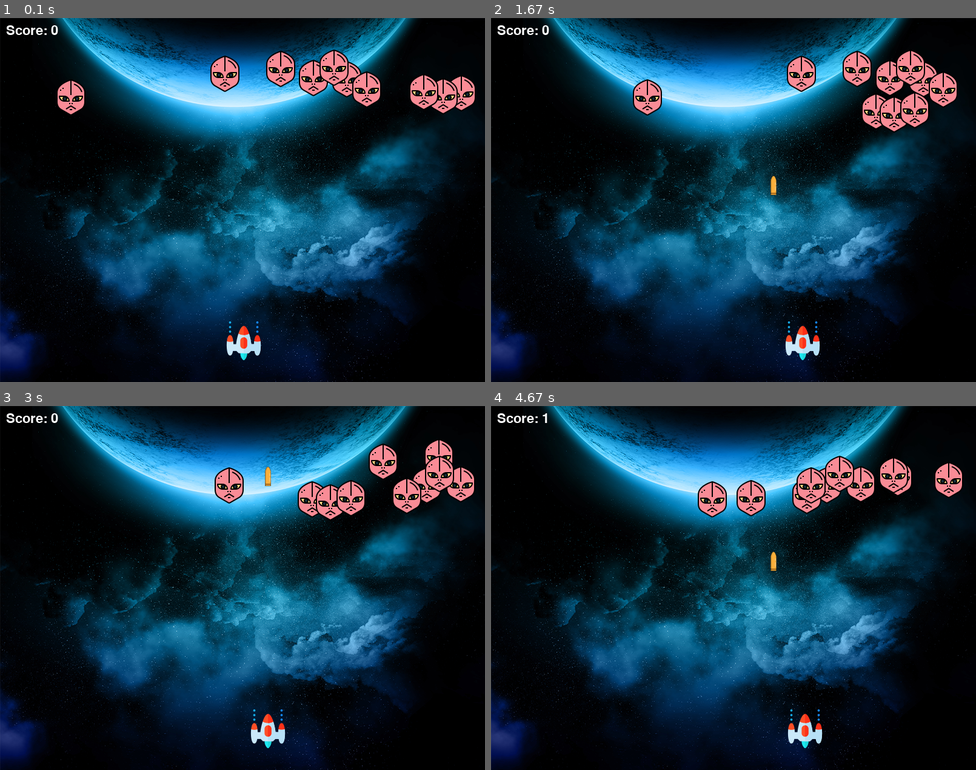
Above: before the commit, frames 1-4 (two rows, left to right).
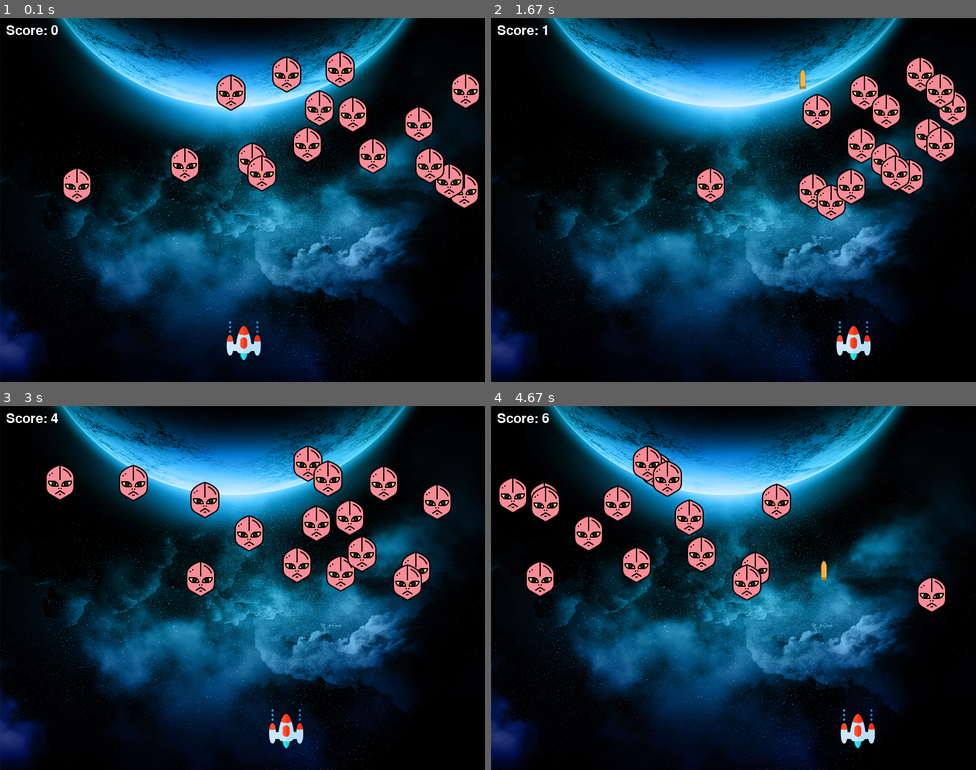
Above: after the commit, the same moments.

Repository: amithaisuru/freecodecamp-pygame-spaceInvador
Game: pygame game, started from main.py
The game is run twice, just before and just after one commit, with the same random seed, the same clock (stepped at 60 frames per second) and the same inputs.
Inputs:
- Up to frame 1 (0.1 s): no input
- Up to frame 2 (1.67 s): tap Space at 0.33, 0.73, 1.03, 1.23, 1.53 s; hold Right 0.67-1.13 s; hold Right 1.17-1.63 s
- Up to frame 3 (3 s): hold Left 1.67-2.2 s; tap Space at 1.73, 2.03, 2.3, 2.6, 2.73 s; hold Left 2.23-2.63 s; hold Right from 2.67 s (still down)
- Up to frame 4 (4.67 s): tap Space at 3.03, 3.4, 3.7, 3.9, 4.2, 4.4 s; release Right at 3.3 s; hold Left 3.33-3.8 s; hold Right 3.83-4.3 s; hold Right from 4.33 s (still down)

The runs differ from the first frame. In frame 1, 8.3% of the frame differs, in the area x 11-99%, y 8-53%; in frame 2, 8.7%; in frame 3, 9.8%; in frame 4, 9.8%, in the area x 1-98%, y 2-94%.

Commit message:
parameters updated

Diff:
--- a/main.py
+++ b/main.py
@@ -38,7 +38,7 @@
 #player
 playerImg = pygame.image.load('assets/player-ship.png')
 playerX, playerY = 370, HEIGHT-100
-playerXOffset = 2
+playerXOffset = 3.5
 
 def player(x,y):
     screen.blit(playerImg, (x, y))
@@ -49,14 +49,14 @@
 enemyX = []
 enemyY = []
 enemyXChange = []
-numOfEnemies = 10
-enemyXOffset = 1.5
-enemyYOffset = 30
+numOfEnemies = 16
+enemyXOffset = 2.5
+enemyYOffset = 35
 
 for i in range(numOfEnemies):
     enemyImg.append(pygame.image.load('assets/enemy.png'))
     enemyX.append(random.randint(20,WIDTH-85))
-    enemyY.append(random.randint(50,100))
+    enemyY.append(random.randint(50,250))
     enemyXChange.append(enemyXOffset)
 
 def enemy(x,y,i):
@@ -67,7 +67,7 @@
 bulletImg = pygame.image.load('assets/bullet.png')
 bulletX = playerX
 bulletY = playerY
-bulletYOffset = 10
+bulletYOffset = 17
 bulletState = "ready" #ready - we can't see on the screen, fire - we can see on the screen
 
 def fireBullet(x,y):
